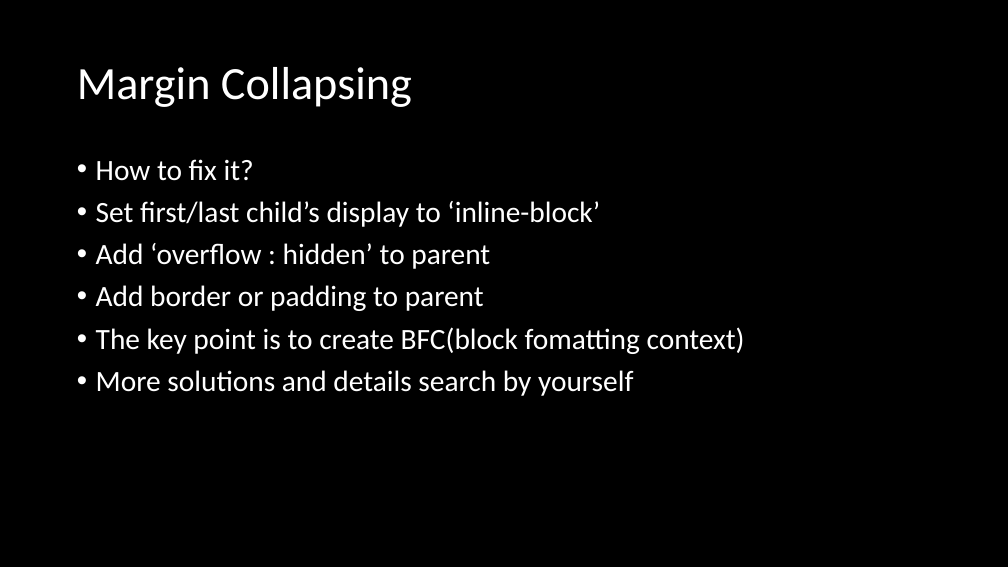
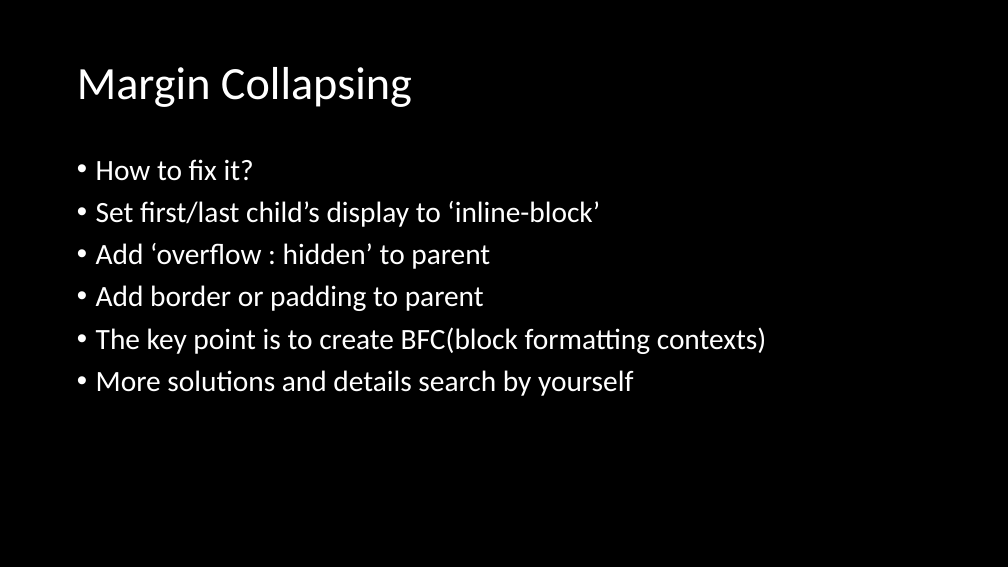
Before and after one commit to green-fox-academy/ZoeZhou, a slide deck: slide 5 of lighting talk/Lighting Talk.pptx. Drawn at 1008x567 pixels with LibreOffice and Linux fonts; fonts in the diff are those of the drawing. Boxes give left, top, right and bottom in pixels: in the first picture for what was removed or moved away, otherwise in the second. Text is boxed around its words. In the diff, an @@ line names an element or a change of style, - is before the commit and + after.

```diff
--- a/lighting talk/Lighting Talk.pptx
+++ b/lighting talk/Lighting Talk.pptx
@@ text at box(96, 327, 766, 354): text changed @@
-• The key point is to create BFC(block fomatting context)
+• The key point is to create BFC(block formatting contexts)
```
Also in this commit, not shown: 1 other slide changed.
